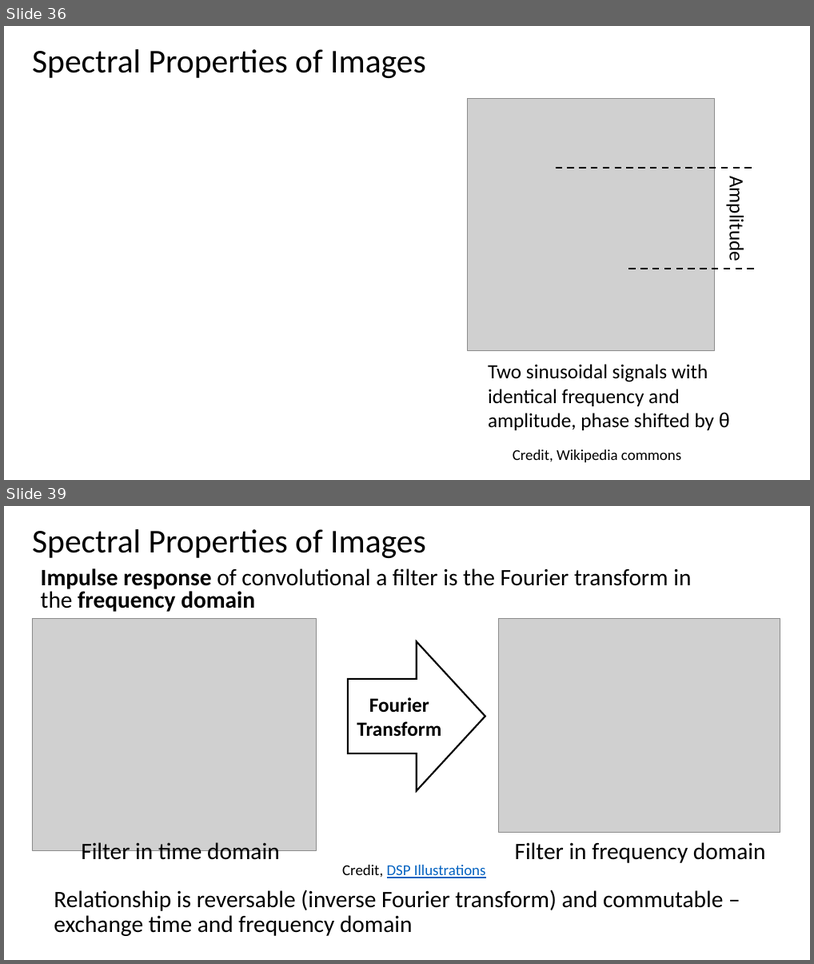
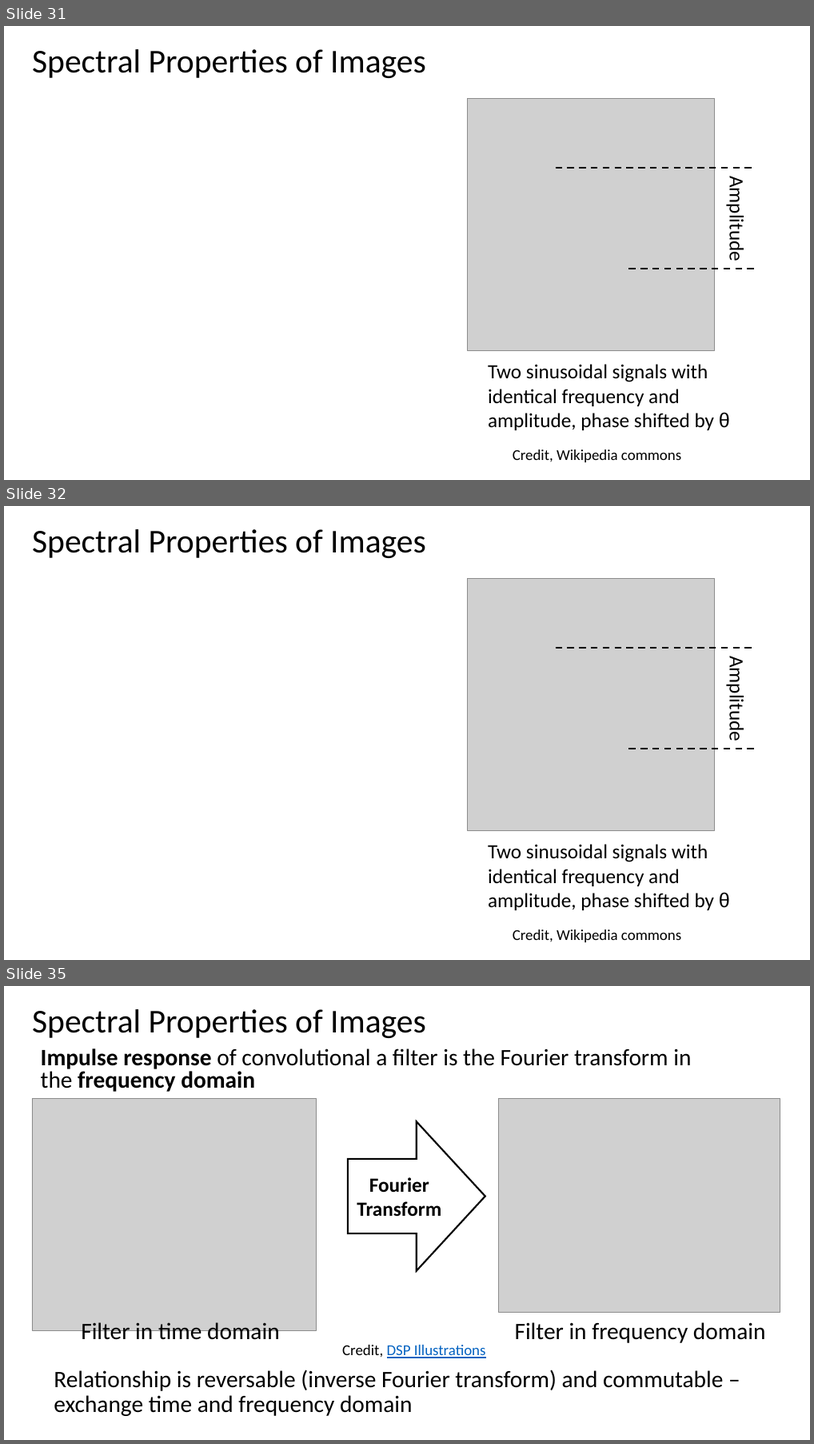
Before and after one commit to StephenElston/CSCI-E25, a slide deck: Slides/2_ConvolutionFilterig.pptx. Shown one above the other, each under a label of ours: slides 36 and 39 before the commit, slides 31, 32 and 35 after it; the slides between them are not shown. The pictures are 814x964 and 814x1444 pixels, drawn with LibreOffice and Linux fonts; fonts in the diff are those of the drawing; grey boxes stand for pictures. Boxes give left, top, right and bottom in pixels: in the first picture for what was removed or moved away, otherwise in the second. Text is boxed around its words. In the diff, an @@ line names an element or a change of style, - is before the commit and + after.

```diff
--- a/Slides/2_ConvolutionFilterig.pptx
+++ b/Slides/2_ConvolutionFilterig.pptx
@@ slide 32 added at (4,506,810,960), background #FFFFFF @@
@@ title added at (32,529,426,558), 39.6 pt, text #000000 @@
+Spectral Properties of Images
@@ picture added at (468,578,715,830) @@
@@ line added from (556, 648) to (755, 648), #000000 2 pt dashed @@
@@ text added at (725,664,750,739), 24 pt, text #000000 @@
+Amplitude
@@ line added from (630, 748) to (755, 748), #000000 2 pt dashed @@
@@ text added at (488,844,730,910), 24 pt, text #000000 @@
+Two sinusoidal signals with identical frequency and amplitude, phase shifted by θ
@@ text added at (513,929,682,942), 18 pt, text #000000 @@
+Credit, Wikipedia commons
@@ what was slide 36 is now slide 31 @@
@@ what was slide 39 is now slide 35 @@
```
Also in this commit, not shown: 7 slides changed, 3 slides removed.
